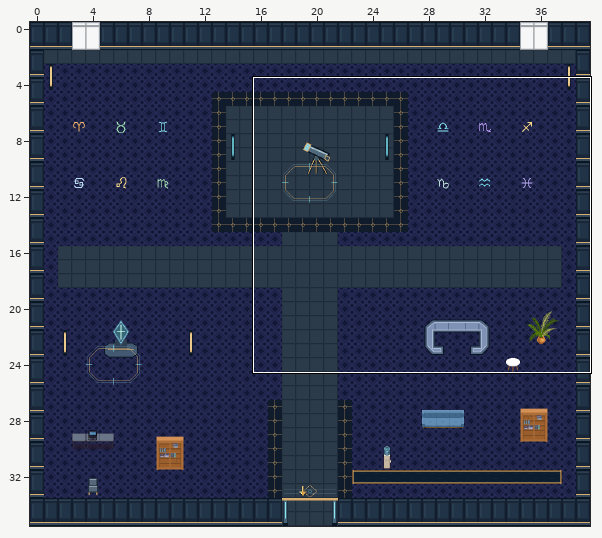
Tiled map (JSON): maps/hidden-observatory.tmj. Above: a wide view before the commit, with the close-up outlined.
Close-up. Before the edit:
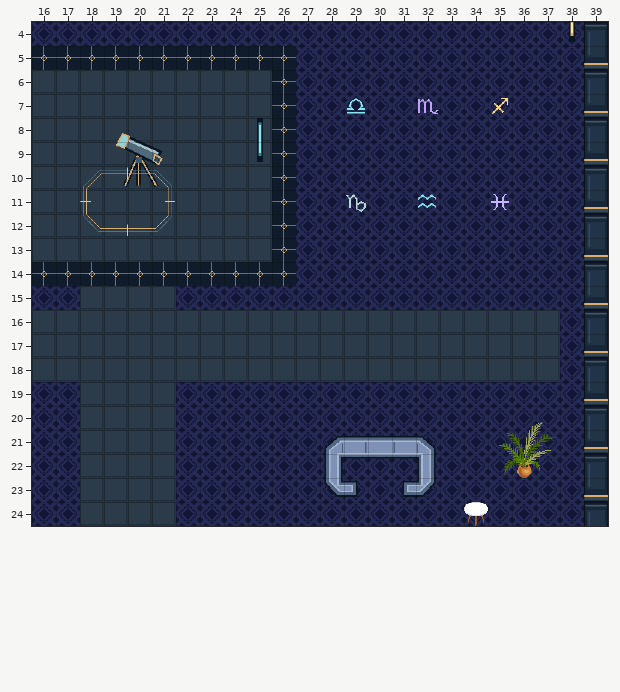
Cells are 32x32 px. Shown: x 16..39, y 4..24. The commit also changed other parts of the map, which this record leaves out.
After the commit:
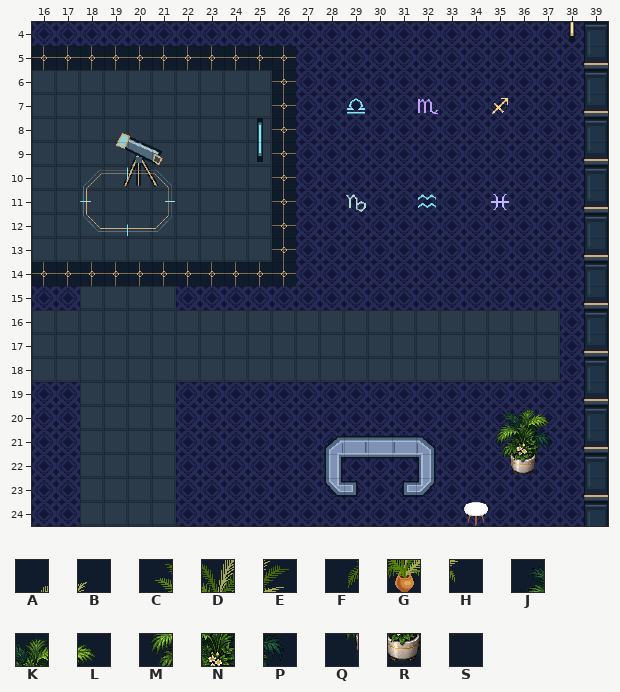
Key: from "art-5": A 61, B 62, C 72, D 73, E 74, F 84, G 85, H 86; from "world-ambient-plants": J 0, K 1, L 2, M 3, N 4, P 5, Q 6, R 7, S 8.
_ is an empty cell.
Edits made:
Layer "scenery-belowAvatar-0":
There is now tile Q in row 22 at x 35.
There is now tile R in row 22 at x 36.
There is now tile S in row 22 at x 37.
Layer "scenery-aboveAvatar-0":
There is now tile J in row 20 at x 35.
The edit turns tile A into tile K in row 20 at x 36.
The edit turns tile B into tile L in row 20 at x 37.
The edit turns tile C into tile M in row 21 at x 35.
The edit turns tile D into tile N in row 21 at x 36.
The edit turns tile E into tile P in row 21 at x 37.
The author cleared tile F in row 22 at x 35.
The author cleared tile G in row 22 at x 36.
The author cleared tile H in row 22 at x 37.
Pixel boxes of the changes (left, top, right, bottom) in both close-ups:
changed: (495, 409, 555, 478)
